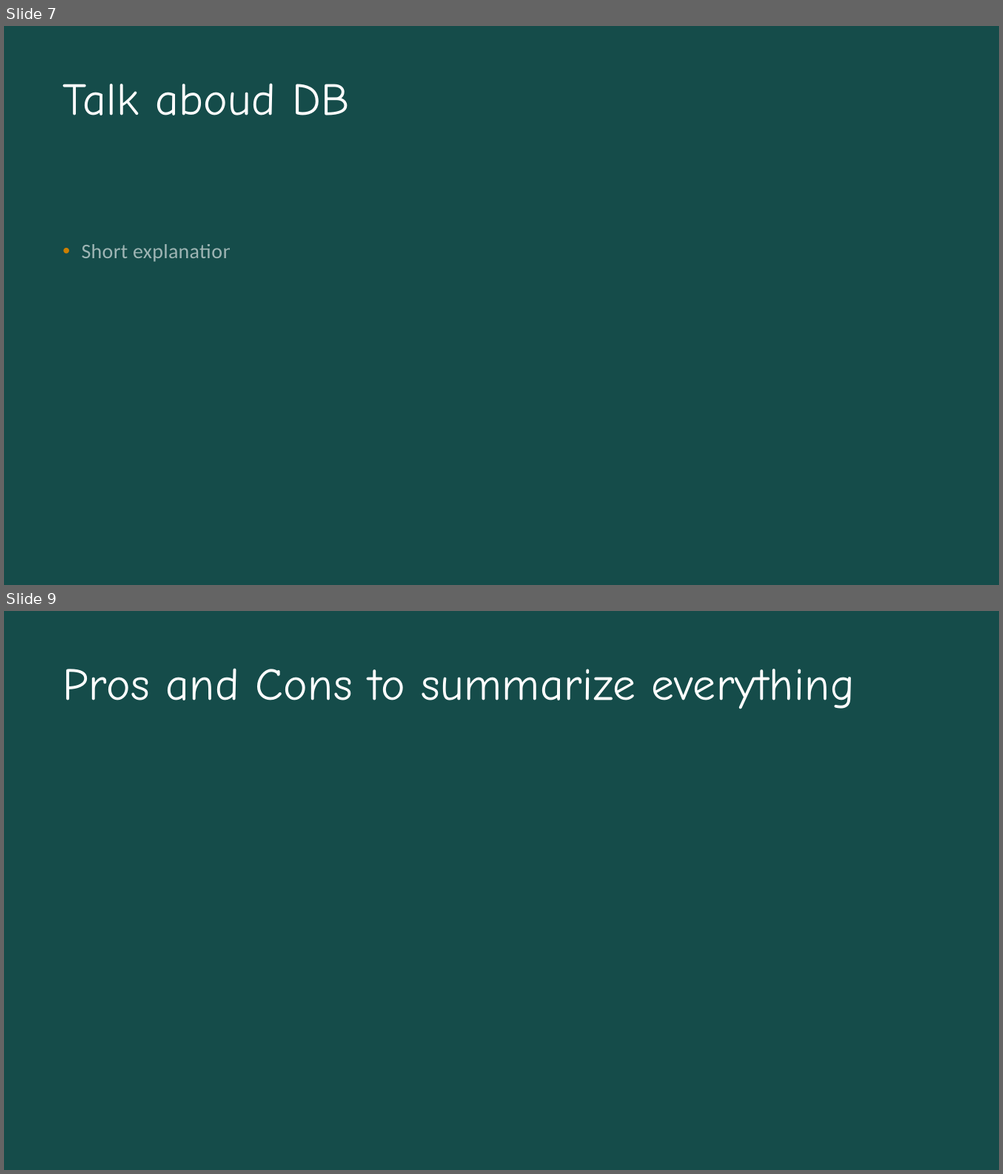
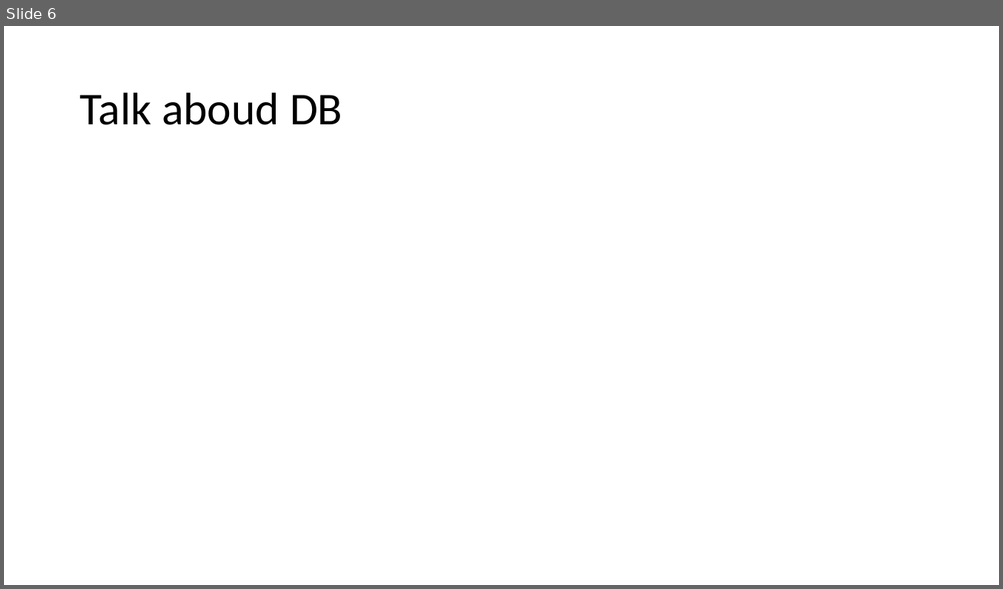
Before and after one commit to AntonioPirani/SQLiteProject, a slide deck: Presentation.pptx. Shown one above the other, each under a label of ours: slides 7 and 9 before the commit, slide 6 after it; the slides between them are not shown. The pictures are 1003x1174 and 1003x589 pixels, drawn with LibreOffice and Linux fonts; fonts in the diff are those of the drawing. Boxes give left, top, right and bottom in pixels: in the first picture for what was removed or moved away, otherwise in the second. Text is boxed around its words. In the diff, an @@ line names an element or a change of style, - is before the commit and + after.

```diff
--- a/Presentation.pptx
+++ b/Presentation.pptx
@@ slide 9 removed at (x1=4, y1=611, x2=999, y2=1170), background #0B2827; not listed: 1 template element that a slide beside it also shows @@
@@ title removed at (x1=62, y1=668, x2=854, y2=709) @@
-Pros and Cons to summarize everything
@@ what was slide 7 is now slide 6 @@
@@ slide 6 changed as well @@
@@ background #0B2827 to #FFFFFF @@
@@ rectangle removed at (x1=4, y1=26, x2=999, y2=585) @@
@@ title "Talk aboud DB" moved from (x1=62, y1=83, x2=349, y2=116) to (x1=79, y1=93, x2=342, y2=125) @@
@@ title "Talk aboud DB" at (x1=79, y1=93, x2=342, y2=125): font Comic Neue to Calibri, text colour #FFFFFF to #000000, letter spacing 0.4 to 0 pt; line spacing 0.88 to 0.9; vertical alignment top to middle @@
@@ text removed at (x1=82, y1=244, x2=233, y2=262) @@
-• Short explanation
```
Also in this commit, not shown: 5 other slides changed, 3 slides added, 2 other slides removed.
